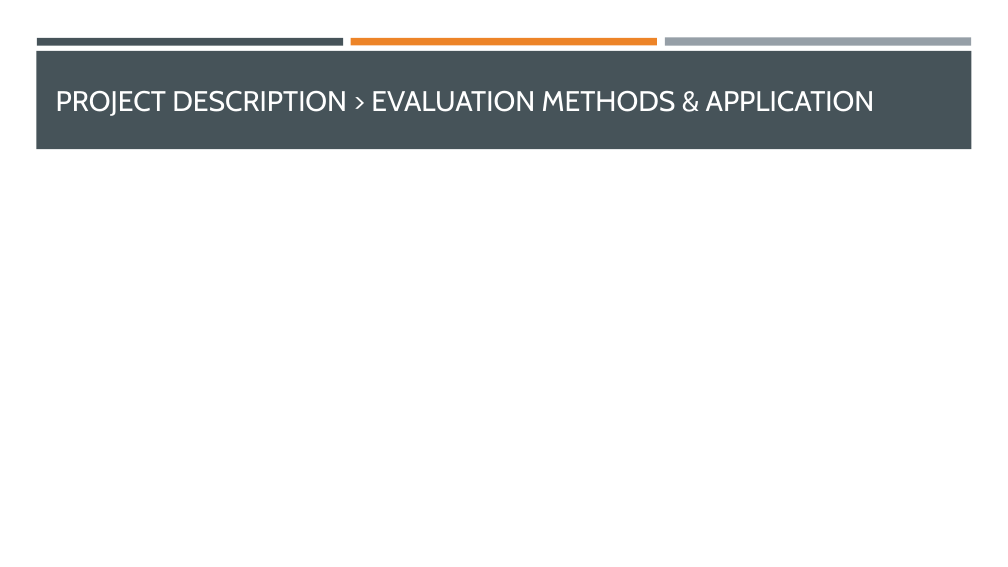
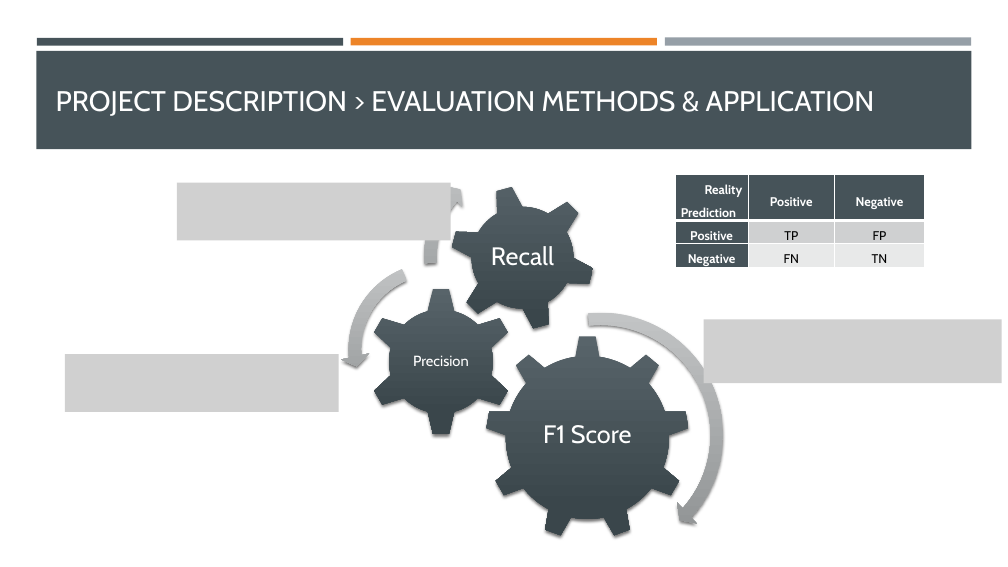
Before and after one commit to 1b0000mer/K-means-clustering, a slide deck: slide 10 of documents/Data clustering with k-means algorithm.pptx. Drawn at 1008x567 pixels with LibreOffice and Linux fonts; fonts in the diff are those of the drawing; grey boxes stand for pictures. Boxes give left, top, right and bottom in pixels: in the first picture for what was removed or moved away, otherwise in the second. Text is boxed around its words. In the diff, an @@ line names an element or a change of style, - is before the commit and + after.

```diff
--- a/documents/Data clustering with k-means algorithm.pptx
+++ b/documents/Data clustering with k-means algorithm.pptx
@@ group added at [341,154,731,566]: 3 gears, 3 texts, 2 circular arrows, 1 left circular arrow @@
+F1 Score
+Precision
+Recall
@@ table added at [675,175,924,270], 3 rows, 3 columns @@
+Reality / Prediction | Positive | Negative
+Positive | TP | FP
+Negative | FN | TN
@@ picture added at [177,182,451,240] @@
@@ picture added at [704,319,1002,383] @@
@@ picture added at [65,354,339,411] @@
```
Also in this commit, not shown: 9 other slides changed, 3 slides added, 23 other files.
